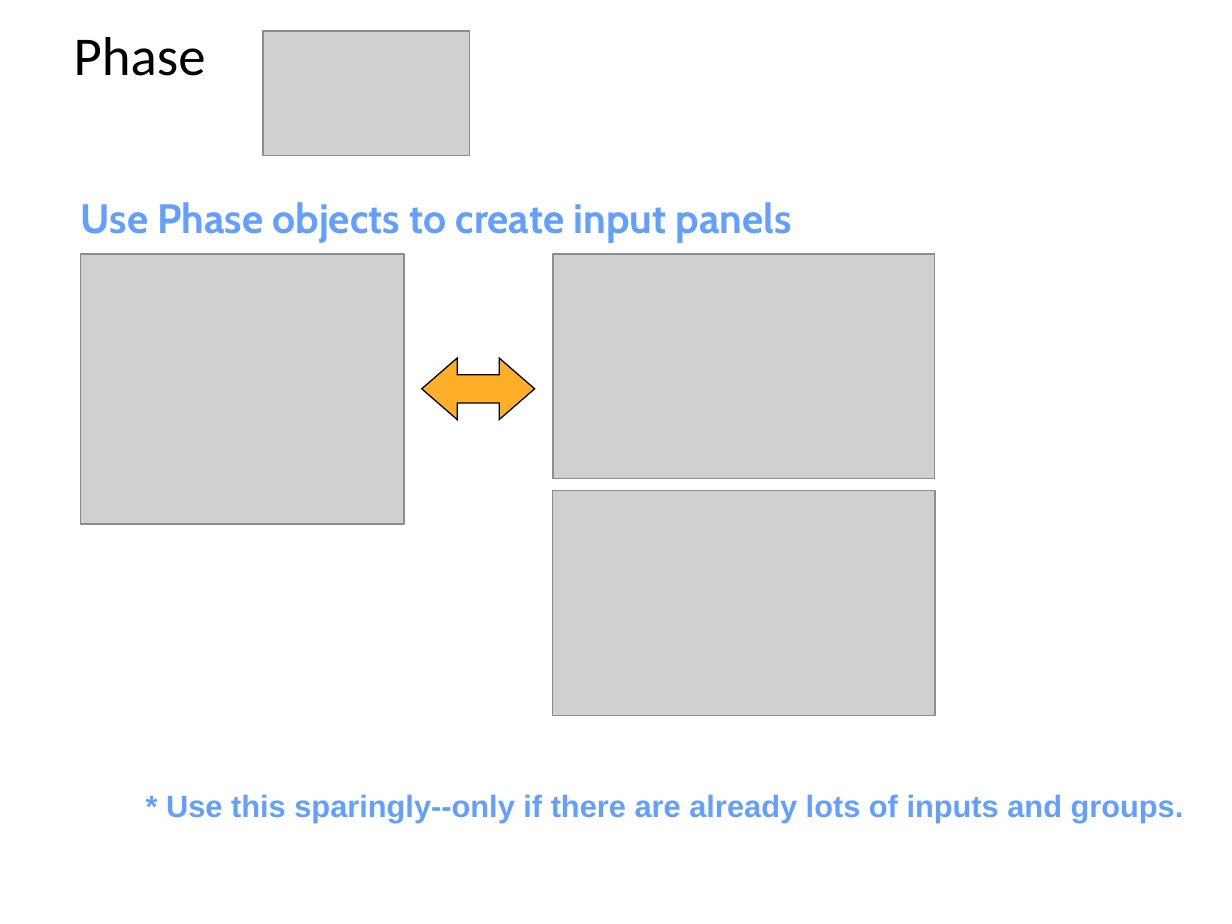
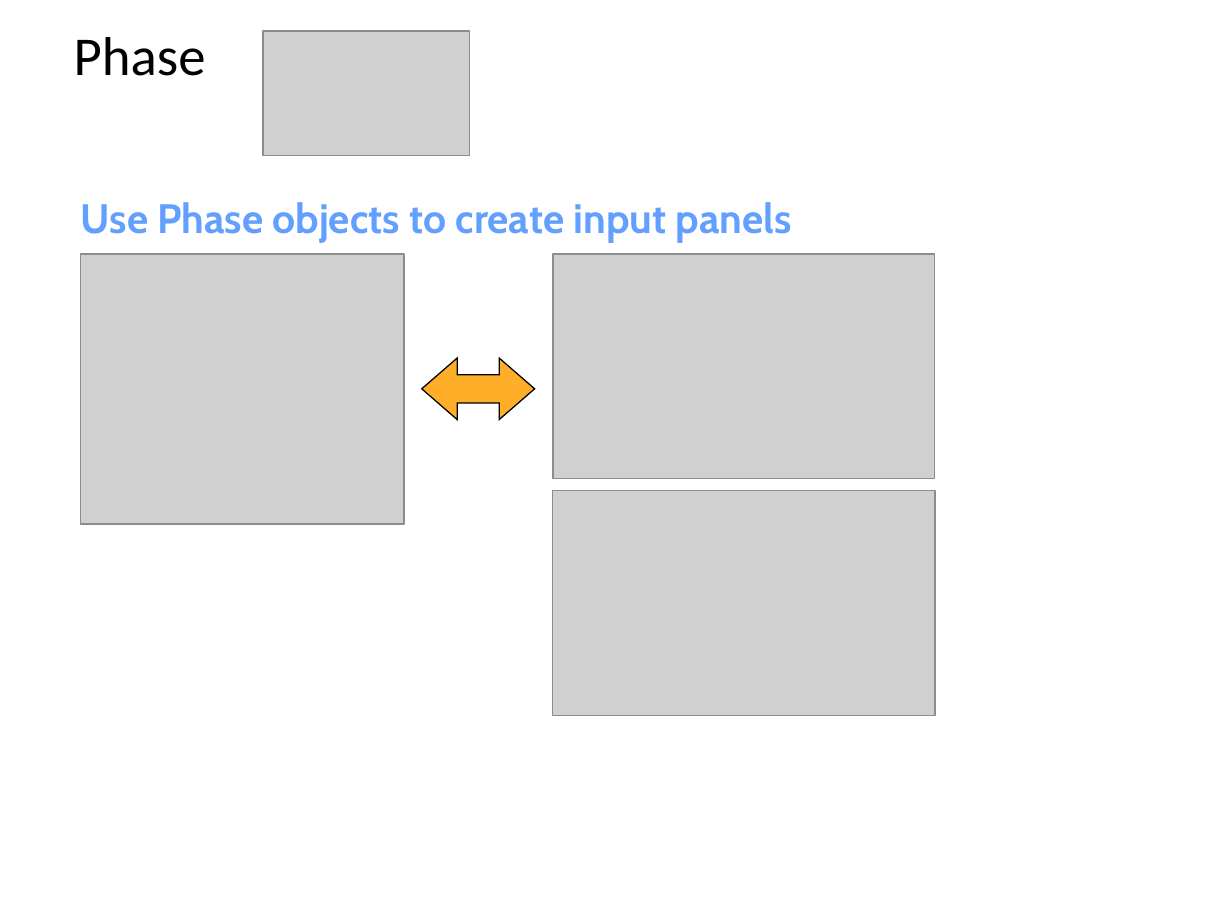
Before and after one commit to codedsk/ncnsoftwarebootcamp, a slide deck: slide 8 of materials/6 - More Rappture Objects.odp. Drawn at 1232x924 pixels with LibreOffice and Linux fonts; fonts in the diff are those of the drawing; grey boxes stand for pictures; background and template pictures are left out. Boxes give left, top, right and bottom in pixels: in the first picture for what was removed or moved away, otherwise in the second. Text is boxed around its words. In the diff, an @@ line names an element or a change of style, - is before the commit and + after.

```diff
--- a/materials/6 - More Rappture Objects.odp
+++ b/materials/6 - More Rappture Objects.odp
@@ text removed at [166,794,1184,822] @@
-* Use this sparingly--only if there are already lots of inputs and groups.
```
Also in this commit, not shown: 2 other slides changed, 12 other files.
